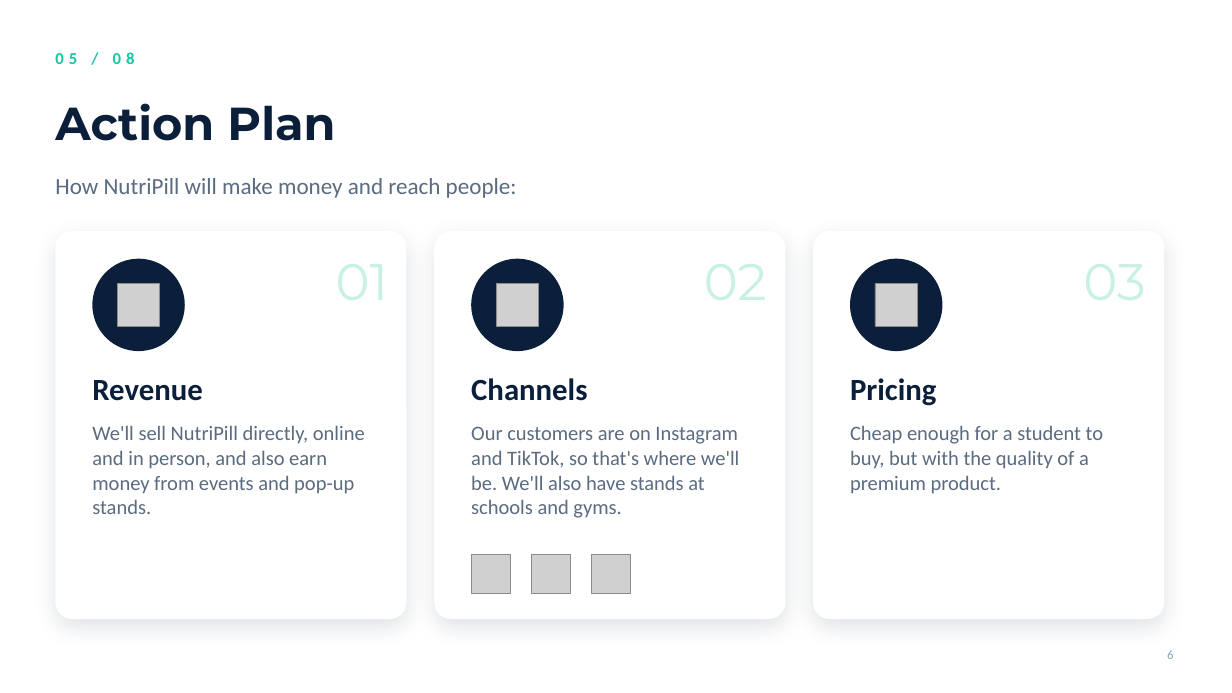
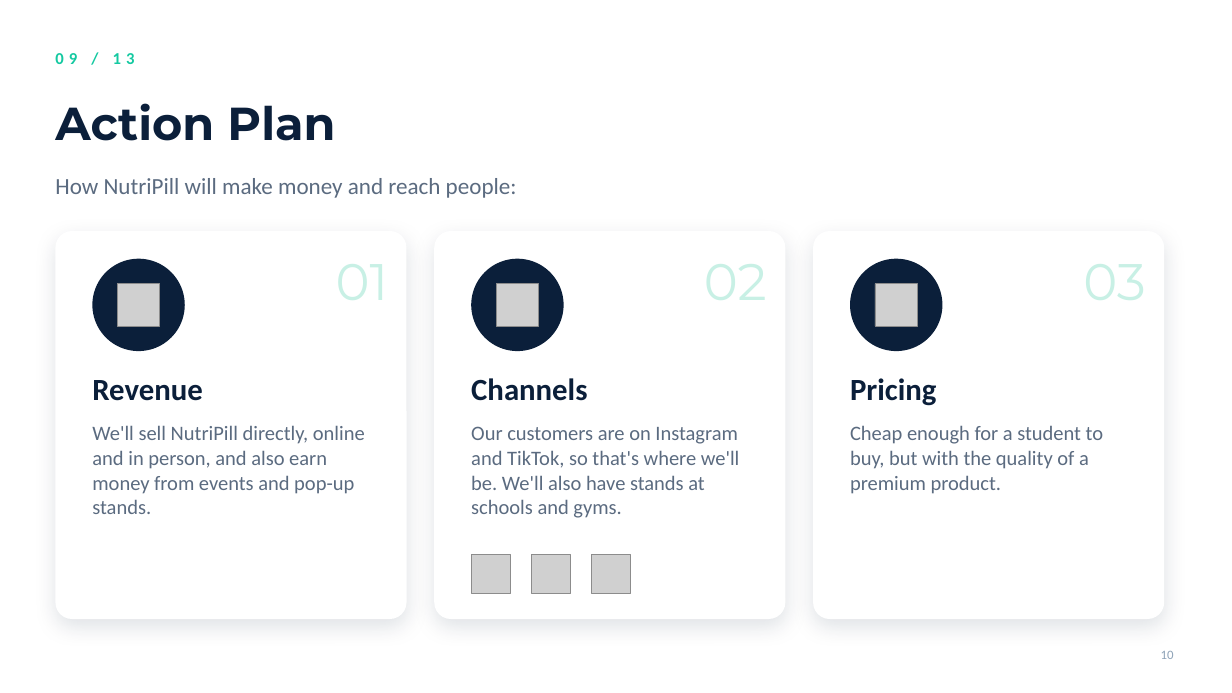
Before and after one commit to Johnporkthethird/english-presentaiton-, a slide deck: slide 10 of NutriPill.pptx (slide 6 before the commit). Drawn at 1232x693 pixels with LibreOffice and Linux fonts; fonts in the diff are those of the drawing; grey boxes stand for pictures; background and template pictures are left out. Boxes give left, top, right and bottom in pixels: in the first picture for what was removed or moved away, otherwise in the second. Text is boxed around its words. In the diff, an @@ line names an element or a change of style, - is before the commit and + after.

```diff
--- a/NutriPill.pptx
+++ b/NutriPill.pptx
@@ text at [55, 53, 135, 64]: text changed @@
-05 / 08
+09 / 13
@@ page number at [1161, 651, 1174, 659]: text changed @@
-6
+10
```
Also in this commit, not shown: 8 other slides changed, 5 slides added, 5 other files.
